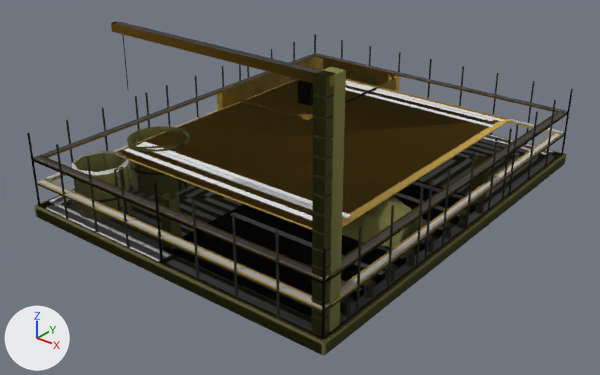
What one commit did to the glTF model assets/set_v5/meridian_shipyard_scaffolding.glb.
Camera for both pictures: a camera (50 mm lens) standing at (19.9, -26.1, 15.9) and looking at (0.5, -1.8, 0.9). The lights are fixed; the arrows at lower left show +X, +Y and +Z. The first picture is the older version. Vertices at exactly the same position are counted once.

The first picture shows 'body', 'body.001', 'body.002'.
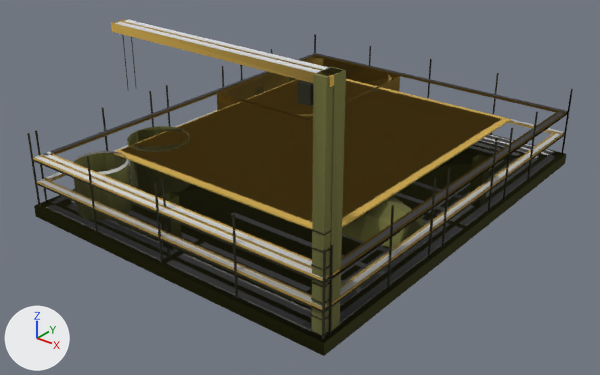
What changed in the scene script:
```text
Change me_mesh_0:
    used by ob_body; parent = ob_meridian_shipyard_scaffolding_lod0; location = (0.0, 0.0, 0.0)
    remove me_mesh_0.from_pydata(...)  # 3473 vertices, 4360 faces; spans x -7.4..7.4, y -9.3..9.3, z 0.0..8.9
    add me_mesh_0.from_pydata(...)  # 1353 vertices, 1516 faces; spans x -7.4..7.4, y -9.3..9.3, z 0.0..8.9
    me_mesh_0 part 1: 212 loose pieces with 2018 vertices, spanning x -7.3..7.3, y -9.2..9.2, z 0.5..8.3, are deleted
    me_mesh_0 part 2: 6 vertices moved within x -7.2..7.2, y -9.1..9.1, z 0.5..2.6; 130 vertices removed from x -7.2..7.2, y -9.1..9.1, z 0.5..2.6; 28 vertices added at x -7.3..-6.8, y -9.2..9.2, z 0.5
    me_mesh_0 part 3: 619 kept faces spanning x -7.4..7.4, y -9.3..9.3, z 0.3..8.9 get new vertex colours
    other edits to the shape of me_mesh_0 do not show in these pictures
    remove me_mesh_0.materials.append(mat_rubber)
Change me_mesh_1:
    used by ob_body_001; parent = ob_meridian_shipyard_scaffolding_lod1; location = (0.0, 0.0, 0.0)
    remove me_mesh_1.from_pydata(...)  # 1245 vertices, 1184 faces; spans x -7.4..7.4, y -9.3..9.3, z 0.0..8.9
    add me_mesh_1.from_pydata(...)  # 527 vertices, 458 faces; spans x -7.4..7.4, y -9.3..9.3, z 0.0..8.9
    me_mesh_1 part 4: the loose piece of 8 vertices spanning x -7.0..-1.6, y -1.6..-1.3, z 0.5 is scaled about its middle by (2.74, 71.5, 31.3), then moved by (4.3, 1.4, -0.3), in mat_paint2
    me_mesh_1 part 5: the loose piece of 8 vertices spanning x -1.5..6.8, y -9.0..-8.7, z 8.9 is moved by (0.0, 0.3, 0.0)
    me_mesh_1 part 6: the loose piece of 4 vertices spanning x -7.2..7.2, y -9.1..-8.9, z 2.6 is moved by (0.0, 0.3, 0.0)
    me_mesh_1 part 7: the loose piece of 8 vertices spanning x -7.3..-7.2, y -9.2..-9.1, z 0.5..3.7 is moved by (0.0, 0.3, 0.0)
    me_mesh_1 part 8: the loose piece of 8 vertices spanning x 0.0, y -9.2..-9.1, z 0.5..3.7 is moved by (0.0, 0.3, 0.0)
    me_mesh_1 part 9: the loose piece of 8 vertices spanning x 7.2..7.3, y -9.2..-9.1, z 0.5..3.7 is moved by (0.0, 0.3, 0.0)
    me_mesh_1 part 10: the loose piece of 8 vertices spanning x -7.3..-7.2, y -3.1..-3.0, z 0.5..3.7 is moved by (0.0, 0.2, 0.0)
    me_mesh_1 part 11: the loose piece of 8 vertices spanning x 7.2..7.3, y -3.1..-3.0, z 0.5..3.7 is moved by (0.0, 0.2, 0.0)
    me_mesh_1 part 12: the loose piece of 8 vertices spanning x -1.4..-1.3, y -8.9..-8.8, z 6.6..8.6 is moved by (0.0, 0.3, 0.0)
    me_mesh_1 part 13: a new loose piece of 16 vertices spanning x -7.1..-1.5, y 1.2..8.8, z 0.5..2.6, in mat_paint
    me_mesh_1 part 14: 96 loose pieces with 482 vertices, spanning x -6.6..6.6, y -8.7..8.4, z 0.5..2.6, are deleted
    me_mesh_1 part 15: 33 vertices moved from x -7.3..7.3, y -9.1..3.0, z 0.5..3.7 to x -7.3..7.3, y -8.8..3.2, z 0.5..3.7; 277 vertices removed from x -7.4..7.4, y -9.3..9.3, z 0.0..8.9; 25 vertices added at x -7.3..7.2, y -8.7..3.2, z 0.5..8.9
    me_mesh_1 part 16: 129 kept faces spanning x -7.3..7.3, y -9.0..9.2, z 0.5..3.7 get new vertex colours; the middle colour goes from yellow #c7b460 to yellow #c4b25f
    other edits to the shape of me_mesh_1 do not show in these pictures
    remove me_mesh_1.materials.append(mat_rubber)
Change me_mesh_2:
    used by ob_body_002; parent = ob_meridian_shipyard_scaffolding_lod2; location = (0.0, 0.0, 0.0)
    remove me_mesh_2.from_pydata(...)  # 331 vertices, 228 faces; spans x -7.4..7.4, y -9.3..9.3, z 0.0..8.9
    add me_mesh_2.from_pydata(...)  # 311 vertices, 212 faces; spans x -7.4..7.4, y -9.3..9.3, z 0.0..8.9
    me_mesh_2 part 17: the loose piece of 8 vertices spanning x -0.8..6.8, y -8.5..2.5, z 0.5 is deleted
    me_mesh_2 part 18: the loose piece of 4 vertices spanning x -7.3..-6.7, y -8.7..-0.2, z 0.5 is deleted
    me_mesh_2 part 19: the loose piece of 4 vertices spanning x -6.8..-0.2, y -9.2..-8.6, z 0.5 is deleted
    other edits to the shape of me_mesh_2 do not show in these pictures
    remove me_mesh_2.materials.append(mat_rubber)
```

Changed parts and their boxes [x1, y1, x2, y2] in the pictures (600 x 375 px; the box of a moved part takes in the faces that stretch with it):
'body.001', reshaped: before [36, 57, 565, 355]; after [34, 19, 566, 356]
part 1 of me_mesh_0, deleted: before [56, 40, 556, 318]
part 2 of me_mesh_0, cut back: before [34, 53, 568, 315]; after [27, 34, 316, 261]
part 3 of me_mesh_0, recoloured: [28, 22, 569, 340] in both
part 4 of me_mesh_1, moved or reshaped (not visible before): after [34, 134, 566, 356]
part 5 of me_mesh_1, moved or reshaped (not visible before): after [123, 20, 329, 70]
part 6 of me_mesh_1, moved or reshaped (not visible before): after [41, 154, 312, 266]
part 7 of me_mesh_1, moved or reshaped (not visible before): after [35, 130, 48, 203]
part 8 of me_mesh_1, moved or reshaped (not visible before): after [162, 180, 170, 259]
part 9 of me_mesh_1, moved or reshaped (not visible before): after [329, 245, 333, 334]
part 10 of me_mesh_1, moved or reshaped: before [145, 92, 150, 128]; after [149, 91, 154, 127]
part 11 of me_mesh_1, moved or reshaped: before [424, 180, 433, 260]; after [428, 178, 436, 257]
part 12 of me_mesh_1, moved or reshaped (not visible before): after [131, 37, 137, 89]
part 13 of me_mesh_1, added: after [219, 57, 400, 120]
part 14 of me_mesh_1, deleted: before [73, 83, 493, 210]
part 15 of me_mesh_1, cut back: before [36, 57, 565, 355]; after [41, 19, 566, 278]
part 16 of me_mesh_1, recoloured: before [51, 65, 549, 257]; after [50, 55, 566, 276]
part 17 of me_mesh_2, deleted: before [162, 180, 475, 302]
part 18 of me_mesh_2, deleted: before [49, 167, 131, 205]
part 19 of me_mesh_2, deleted: before [46, 204, 170, 261]
